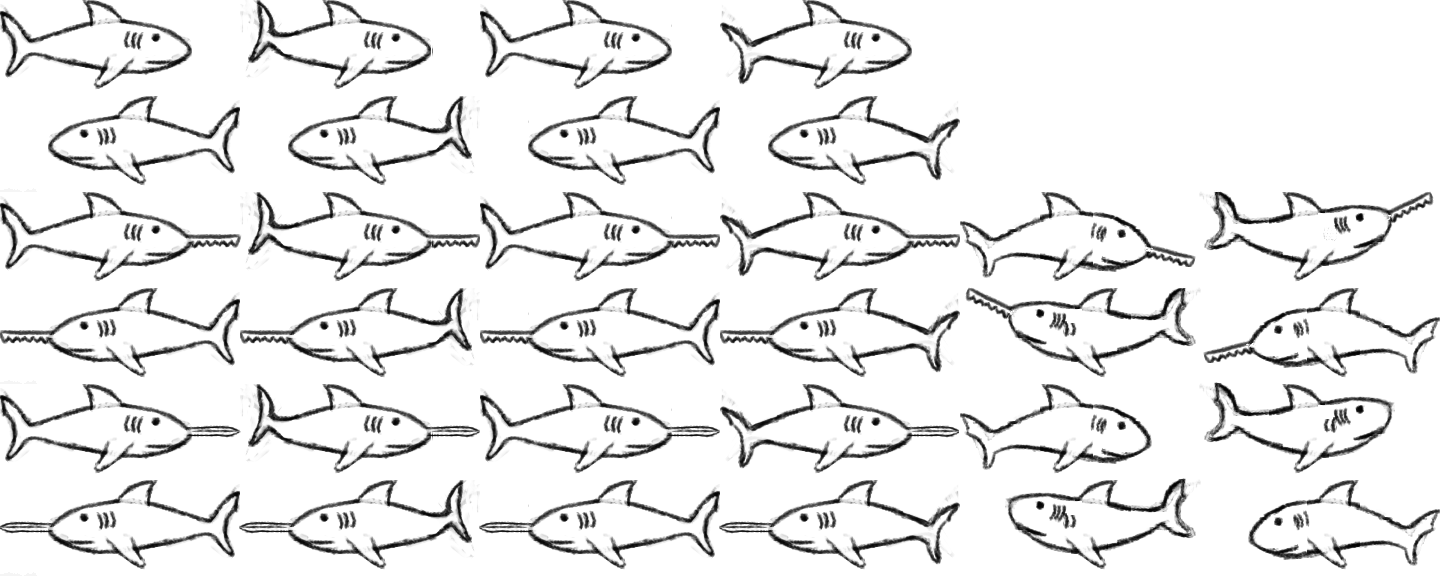
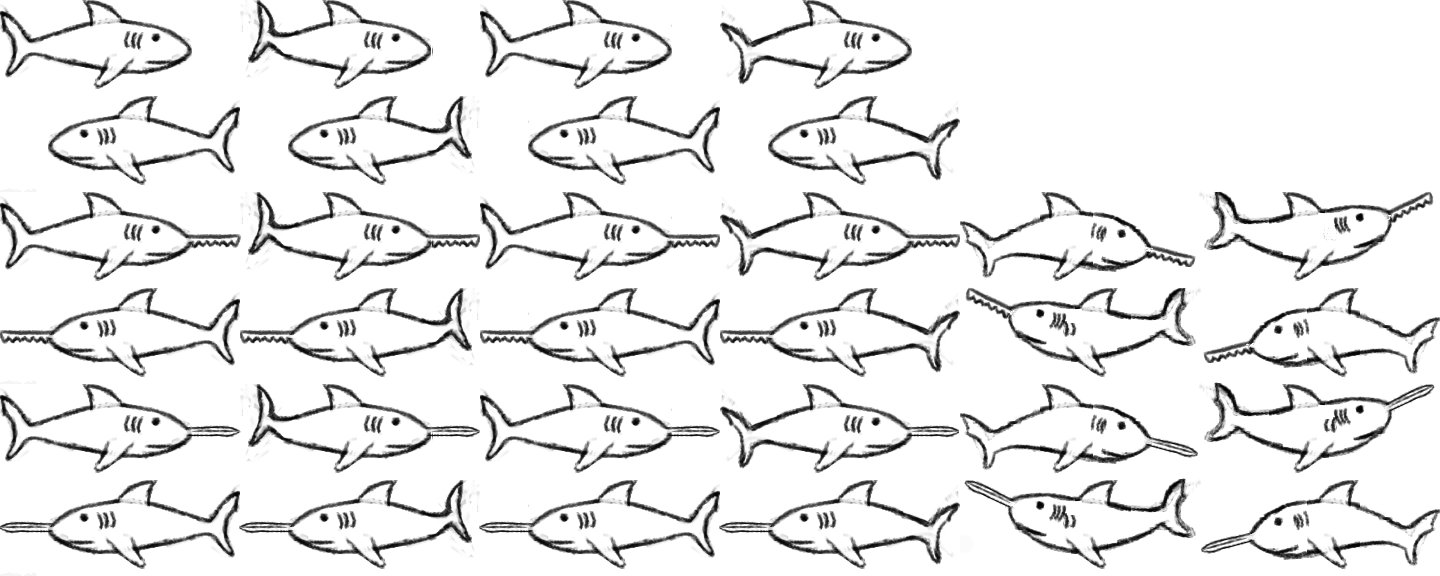
Layers edited between the first and the second 1440px x 576px image:
added layer "Pasted Layer #5" above "Pasted Layer #4" over box(964, 480, 1252, 555)
added layer "Pasted Layer #4" above "Layer #3" over box(1147, 384, 1435, 459)
painted on "Pasted Layer #1" over box(960, 500, 1256, 554)
painted on "Pasted Layer #2" over box(1144, 403, 1394, 445)
